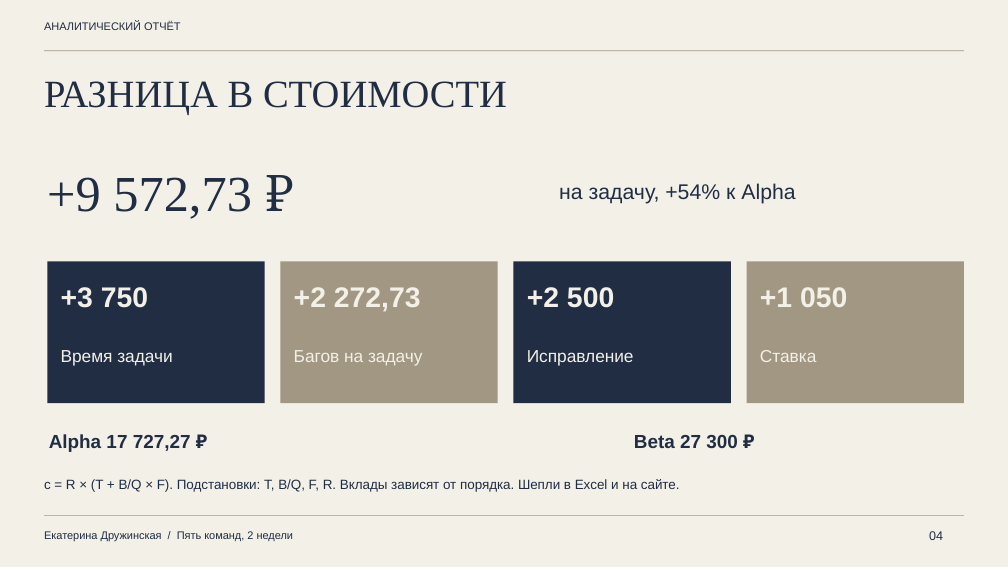
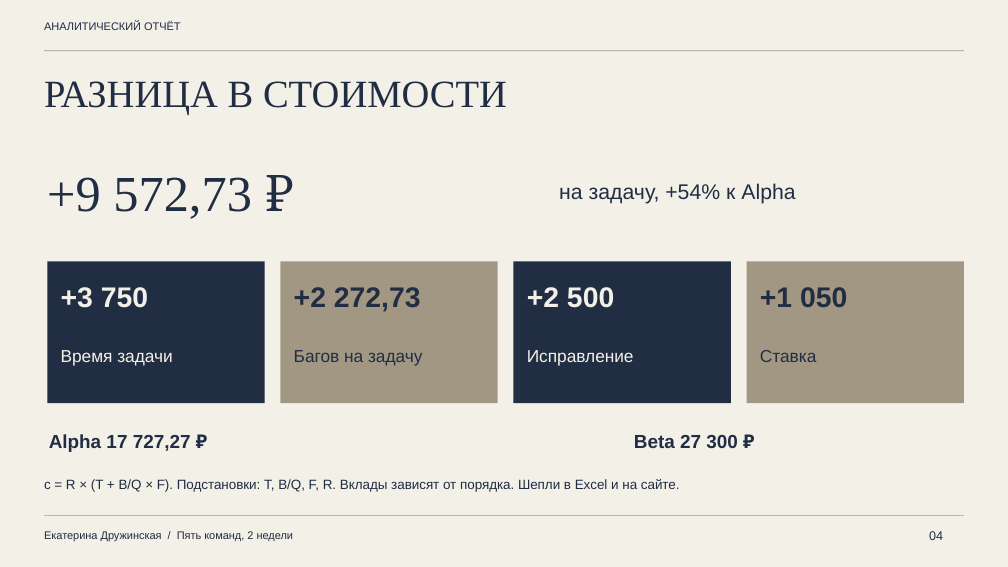
Before and after one commit to druzhinskaia/team-performance-analysis, a slide deck: slide 4 of files/02_presentation.pptx. Drawn at 1008x567 pixels with LibreOffice and Linux fonts; fonts in the diff are those of the drawing. Boxes give left, top, right and bottom in pixels: in the first picture for what was removed or moved away, otherwise in the second. Text is boxed around its words. In the diff, an @@ line names an element or a change of style, - is before the commit and + after.

```diff
--- a/files/02_presentation.pptx
+++ b/files/02_presentation.pptx
@@ text colour #F3F0E7 to #202D43 in 4 elements at <box>294,287,421,312</box>, <box>294,350,422,366</box>, <box>760,287,847,307</box>, <box>760,350,816,362</box> @@
```
Also in this commit, not shown: 1 other slide changed, 11 other files.
